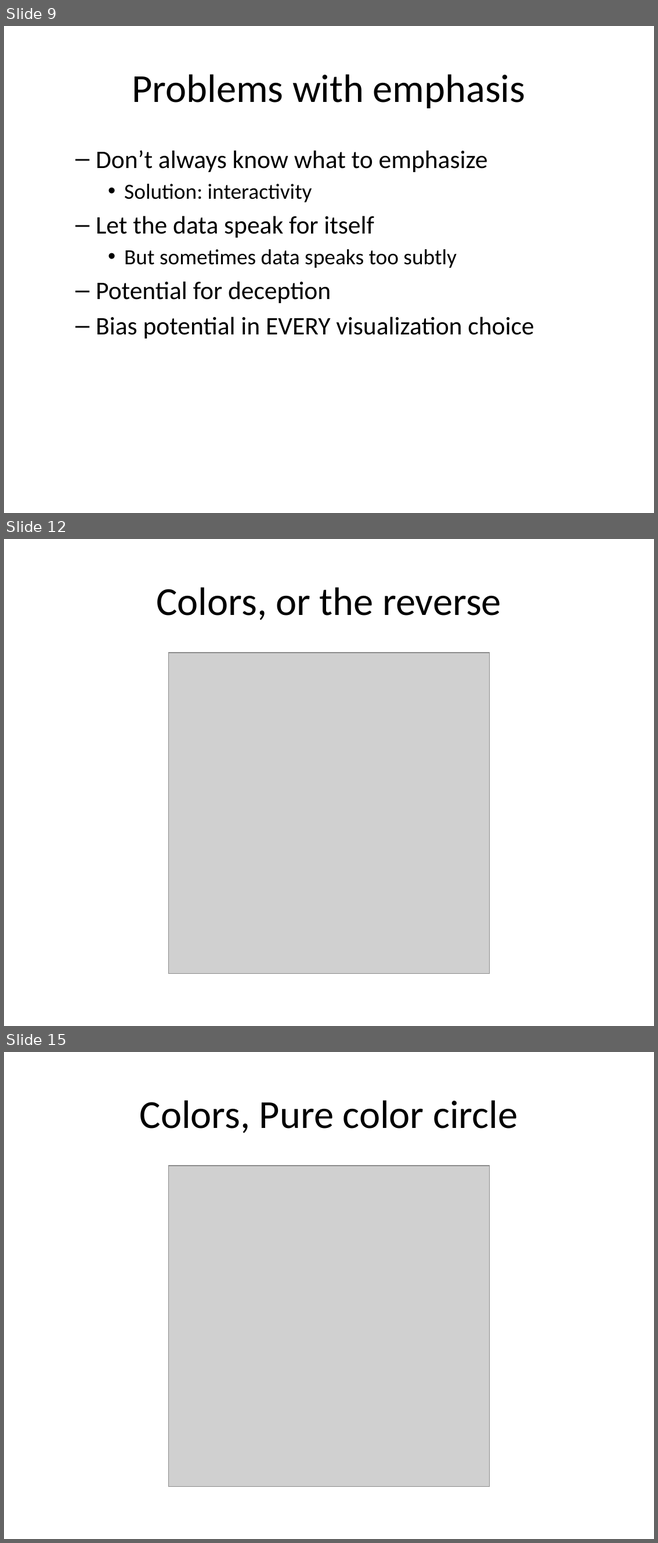
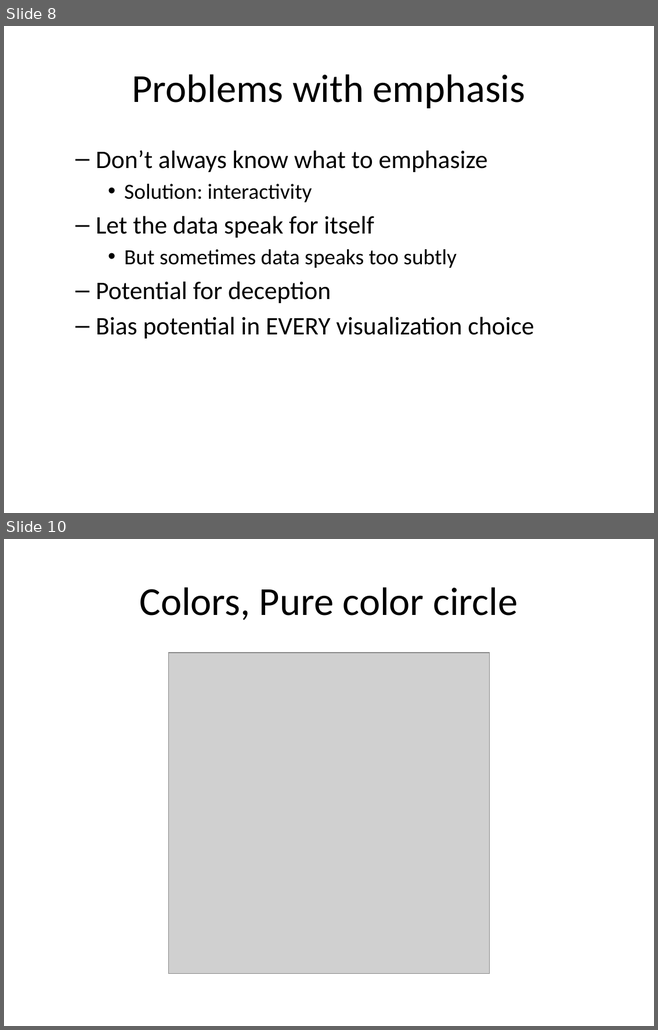
Before and after one commit to pmean/data-visualization, a slide deck: data-viz-02/component/recommendations-colors.pptx. Shown one above the other, each under a label of ours: slides 9, 12 and 15 before the commit, slides 8 and 10 after it; the slides between them are not shown. The pictures are 658x1543 and 658x1030 pixels, drawn with LibreOffice and Linux fonts; fonts in the diff are those of the drawing; grey boxes stand for pictures. Boxes give left, top, right and bottom in pixels: in the first picture for what was removed or moved away, otherwise in the second. Text is boxed around its words. In the diff, an @@ line names an element or a change of style, - is before the commit and + after.

```diff
--- a/data-viz-02/component/recommendations-colors.pptx
+++ b/data-viz-02/component/recommendations-colors.pptx
@@ slide 12 removed at [4,539,654,1026], background #FFFFFF @@
@@ title removed at [156,587,501,620] @@
-Colors, or the reverse
@@ picture removed at [168,653,489,973] @@
@@ what was slide 9 is now slide 8 @@
@@ what was slide 15 is now slide 10 @@
```
Also in this commit, not shown: 1 slide changed, 4 other slides removed, 15 other files.
